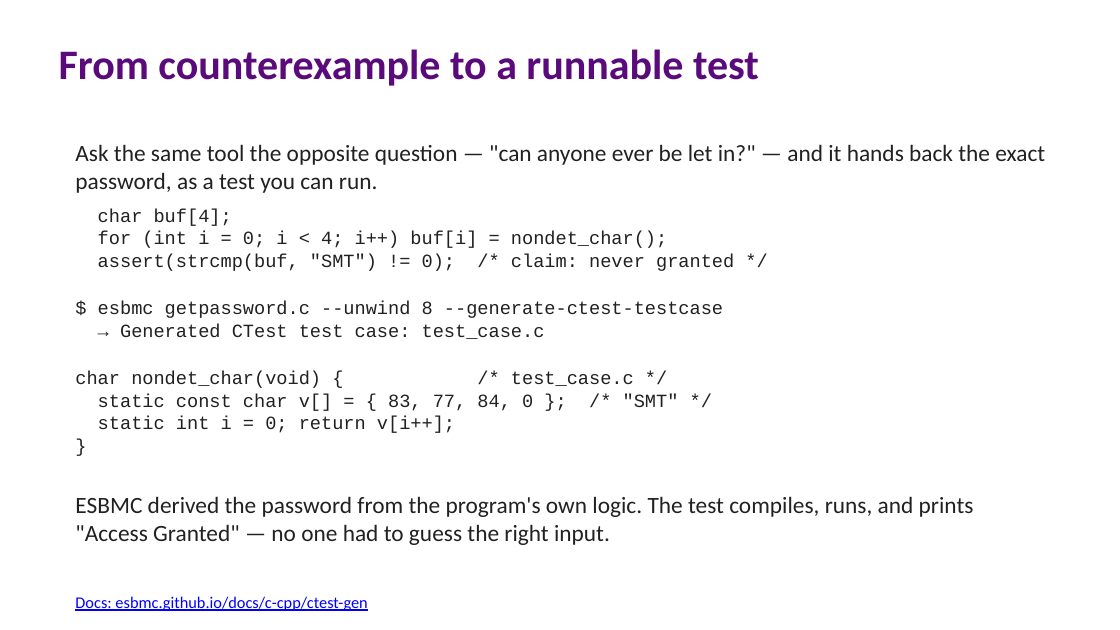
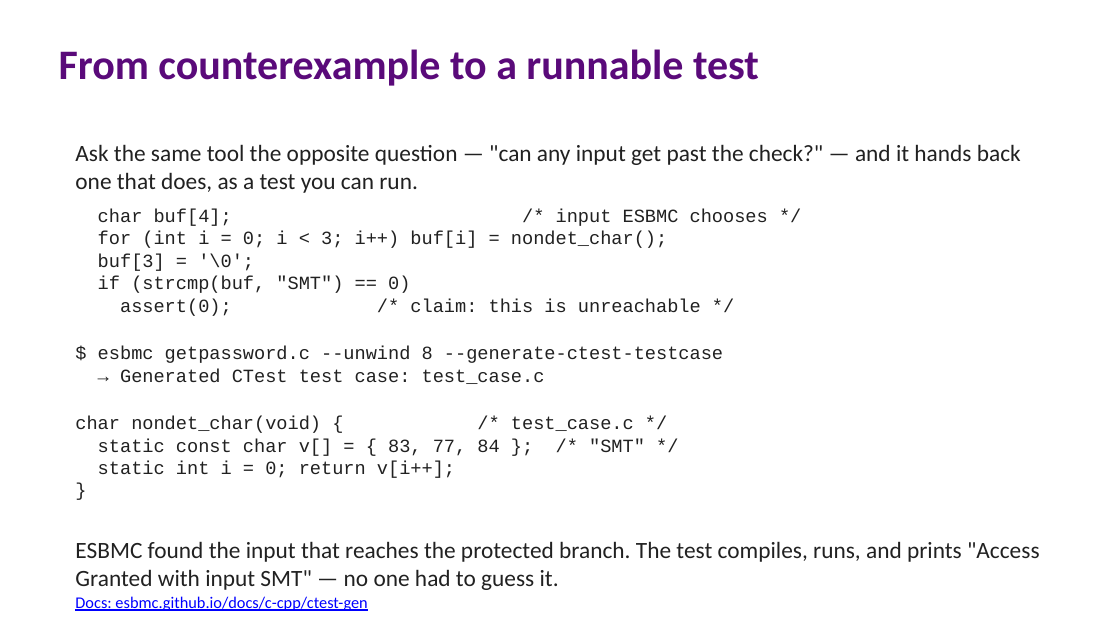
Before and after one commit to lucasccordeiro/unifei, a slide deck: slide 8 of slides/session1/01-session1-fundamentals.pptx. Drawn at 1120x630 pixels with LibreOffice and Linux fonts; fonts in the diff are those of the drawing. Boxes give left, top, right and bottom in pixels: in the first picture for what was removed or moved away, otherwise in the second. Text is boxed around its words. In the diff, an @@ line names an element or a change of style, - is before the commit and + after.

Commit message:
Fix ctest-gen demo to search for an access-control bypass
The previous getpassword.c asserted access is never granted (assert(!granted)),
which reads as a backwards unit test failing on the password. Reframe it as a
reachability search: claim the access-granted branch is unreachable (assert(0)),
and let ESBMC find the input that reaches it. The generated test now prints the
bypassing input it found. Update the slide and demo README to match.

```diff
--- a/slides/session1/01-session1-fundamentals.pptx
+++ b/slides/session1/01-session1-fundamentals.pptx
@@ text at <box>75,144,1021,316</box>: text changed; size 20 to 16 pt; font Calibri to Courier New @@
-Ask the same tool the opposite question — "can anyone ever be let in?" — and it hands back the exact password, as a test you can run.
-char buf[4];
-for (int i = 0; i < 4; i++) buf[i] = nondet_char();
-assert(strcmp(buf, "SMT") != 0); /* claim: never granted */
+Ask the same tool the opposite question — "can any input get past the check?" — and it hands back one that does, as a test you can run.
+char buf[4]; /* input ESBMC chooses */
+for (int i = 0; i < 3; i++) buf[i] = nondet_char();
+buf[3] = '\0';
+if (strcmp(buf, "SMT") == 0)
+assert(0); /* claim: this is unreachable */
@@ text at <box>98,438,645,456</box>: text changed @@
-static const char v[] = { 83, 77, 84, 0 }; /* "SMT" */
+static const char v[] = { 83, 77, 84 }; /* "SMT" */
@@ text at <box>75,541,1040,590</box>: text changed @@
-ESBMC derived the password from the program's own logic. The test compiles, runs, and prints "Access Granted" — no one had to guess the right input.
+ESBMC found the input that reaches the protected branch. The test compiles, runs, and prints "Access Granted with input SMT" — no one had to guess it.
```
Also in this commit, not shown: 5 other files.
